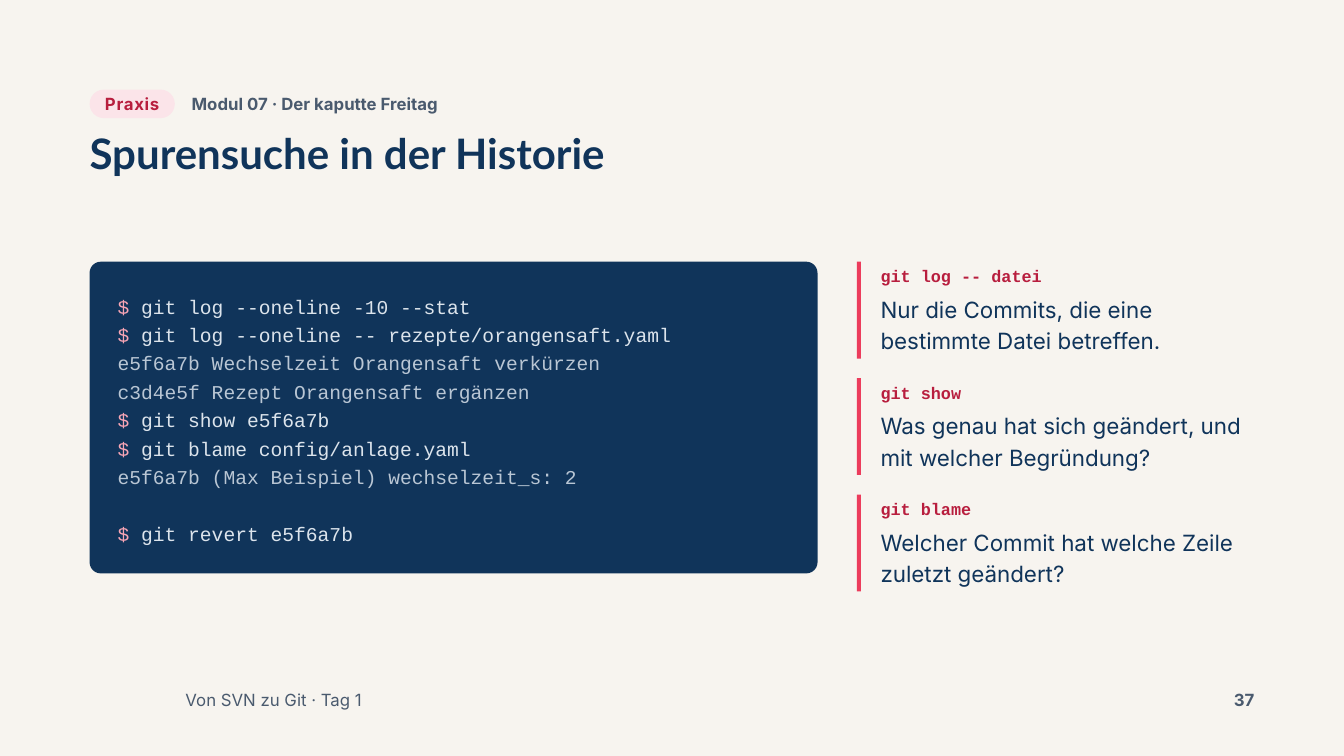
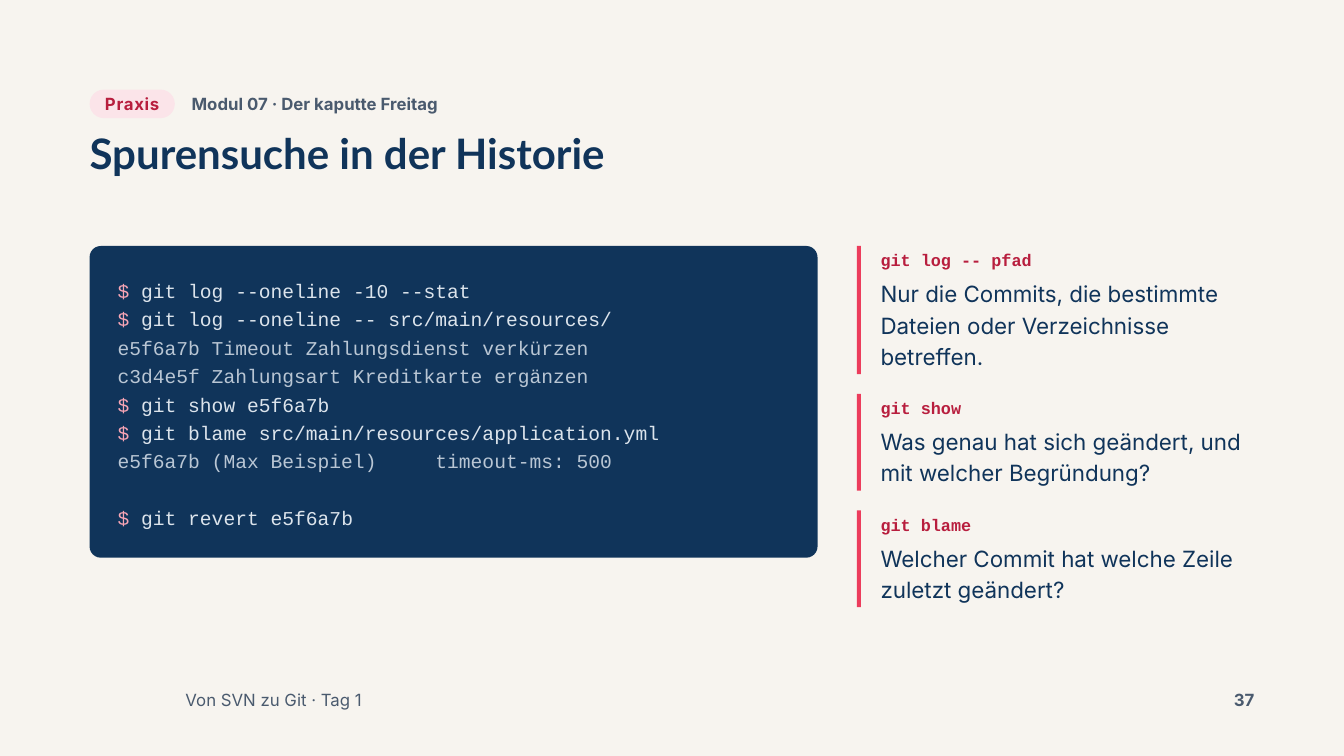
Before and after one commit to AndreasSchoenfeldUser/Von-SVN-zu-Git-Workshop, a slide deck: slide 37 of slides/pptx/tag1.pptx. Drawn at 1344x756 pixels with LibreOffice and Linux fonts; fonts in the diff are those of the drawing; background and template pictures are left out. Boxes give left, top, right and bottom in pixels: in the first picture for what was removed or moved away, otherwise in the second. Text is boxed around its words. In the diff, an @@ line names an element or a change of style, - is before the commit and + after.

```diff
--- a/slides/pptx/tag1.pptx
+++ b/slides/pptx/tag1.pptx
@@ rounded rectangle: place and size @@
-rounded rectangle at box(90, 262, 818, 574)
+rounded rectangle at box(90, 246, 818, 558)
@@ rectangle: place and size @@
-rectangle at box(857, 262, 861, 359)
+rectangle at box(857, 246, 861, 374)
@@ text at box(881, 254, 1031, 270): text changed @@
-git log -- datei
+git log -- pfad
@@ text "$ git log --oneline -10 ...": place and size @@
-text "$ git log --oneline -10 ..." at box(118, 300, 670, 545)
+text "$ git log --oneline -10 ..." at box(118, 284, 659, 529)
@@ text at box(881, 285, 1218, 366): text changed @@
-Nur die Commits, die eine bestimmte Datei betreffen.
+Nur die Commits, die bestimmte Dateien oder Verzeichnisse betreffen.
@@ text at box(118, 313, 612, 387): text changed @@
-$ git log --oneline -- rezepte/orangensaft.yaml
-e5f6a7b Wechselzeit Orangensaft verkürzen
-c3d4e5f Rezept Orangensaft ergänzen
+$ git log --oneline -- src/main/resources/
+e5f6a7b Timeout Zahlungsdienst verkürzen
+c3d4e5f Zahlungsart Kreditkarte ergänzen
@@ 4 texts, 2 rectangles: place and size @@
-4 texts, 2 rectangles at box(857, 378, 1241, 592)
+4 texts, 2 rectangles at box(857, 394, 1241, 607)
@@ text at box(118, 426, 659, 472): text changed; text colour #B9C6D4 to #DCE4EC @@
-$ git blame config/anlage.yaml
-e5f6a7b (Max Beispiel) wechselzeit_s: 2
+$ git blame src/main/resources/application.yml
+e5f6a7b (Max Beispiel) timeout-ms: 500
```
Also in this commit, not shown: 18 other slides changed, 45 other files.
